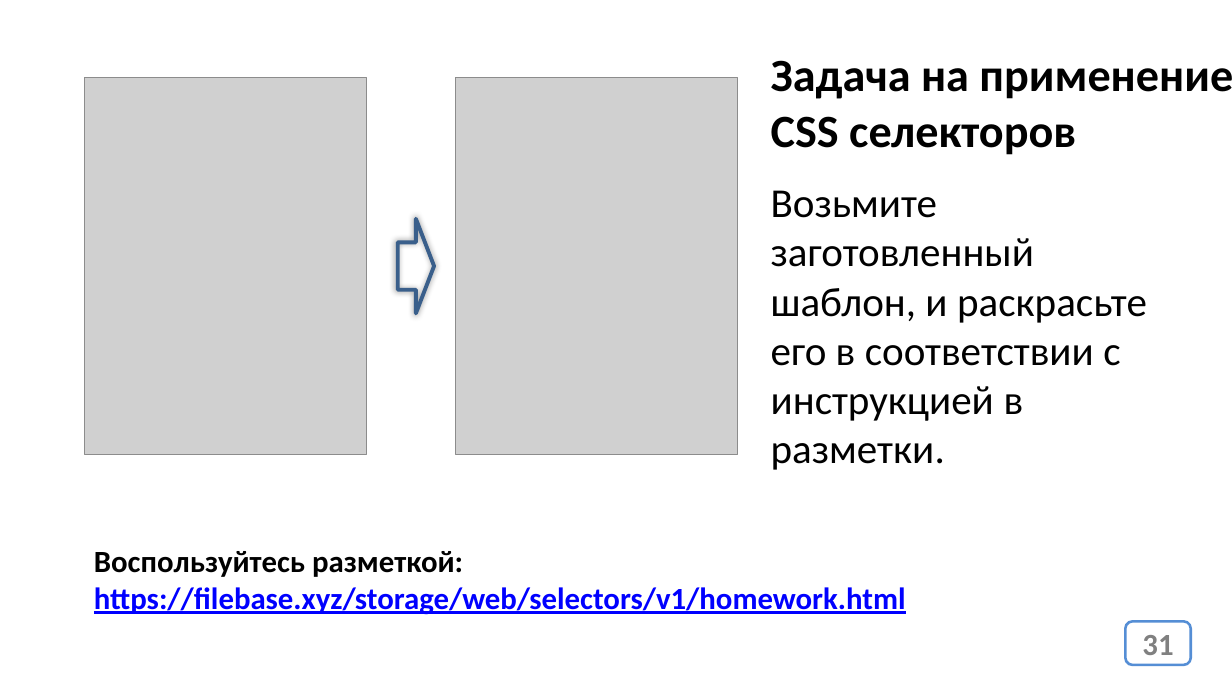
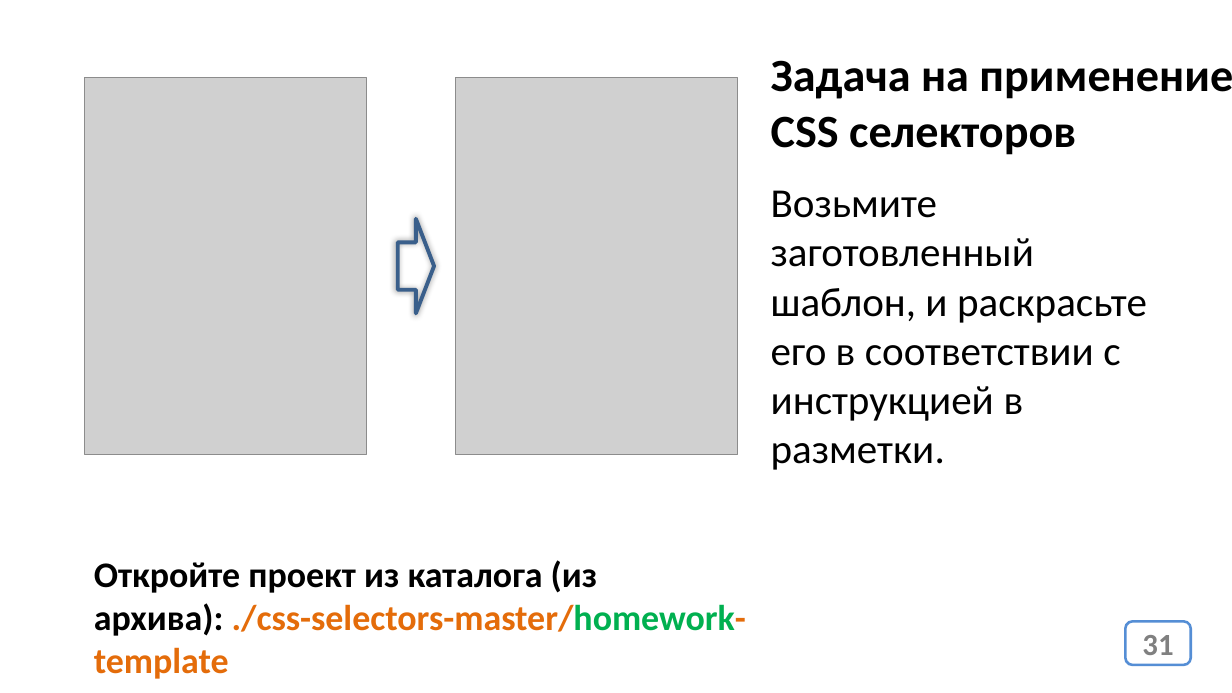
Before and after one commit to web35-ortdnipro/lesson06, a slide deck: slide 31 of lesson06.pptx. Drawn at 1232x693 pixels with LibreOffice and Linux fonts; fonts in the diff are those of the drawing; grey boxes stand for pictures. Boxes give left, top, right and bottom in pixels: in the first picture for what was removed or moved away, otherwise in the second. Text is boxed around its words. In the diff, an @@ line names an element or a change of style, - is before the commit and + after.

```diff
--- a/lesson06.pptx
+++ b/lesson06.pptx
@@ text removed at <box>94,551,906,615</box> @@
-Воспользуйтесь разметкой:
-https://filebase.xyz/storage/web/selectors/v1/homework.html
@@ text added at <box>94,560,746,636</box>, 28 pt, text #000000, bold @@
+Откройте проект из каталога (из архива): ./css-selectors-master/homework-template
```
Also in this commit, not shown: 2 other slides changed, 1 other file.
